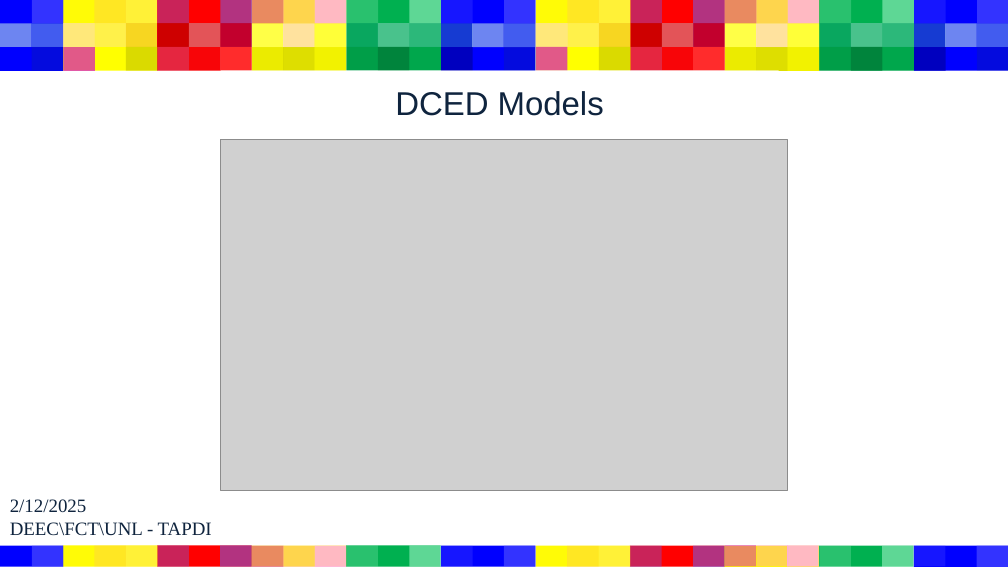
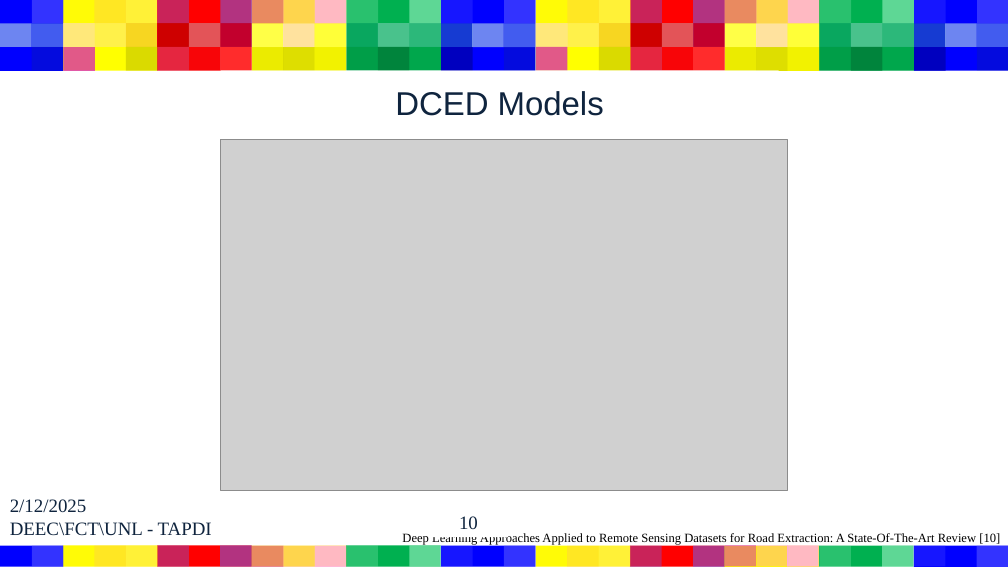
Before and after one commit to Filipe-Cavalheiro/TAPDI, a slide deck: slide 10 of Paper_Presentation.pptx (slide 9 before the commit). Drawn at 1008x567 pixels with LibreOffice and Linux fonts; fonts in the diff are those of the drawing; grey boxes stand for pictures. Boxes give left, top, right and bottom in pixels: in the first picture for what was removed or moved away, otherwise in the second. Text is boxed around its words. In the diff, an @@ line names an element or a change of style, - is before the commit and + after.

```diff
--- a/Paper_Presentation.pptx
+++ b/Paper_Presentation.pptx
@@ text added at bbox=[402, 533, 1000, 545], 12 pt, text #000000 @@
+Deep Learning Approaches Applied to Remote Sensing Datasets for Road Extraction: A State-Of-The-Art Review [10]
@@ page number added at bbox=[459, 516, 478, 529], 18 pt, text #0F243E @@
+10
```
Also in this commit, not shown: 14 other slides changed, 1 slide added, 1 other file.
